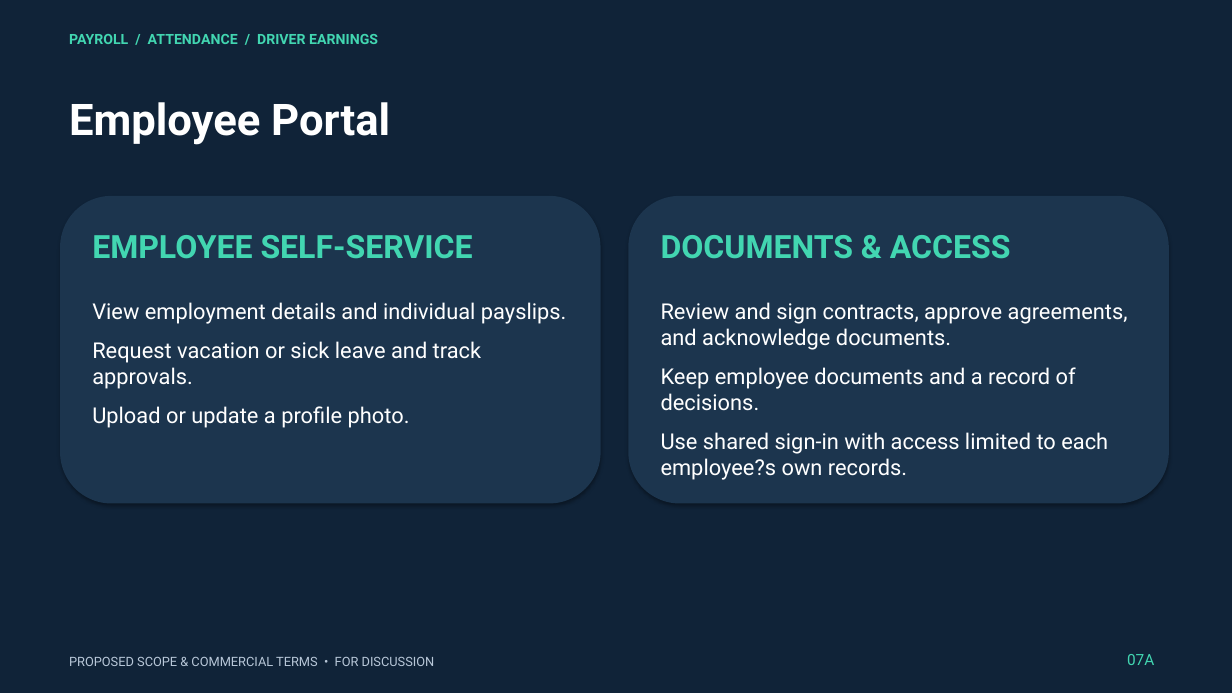
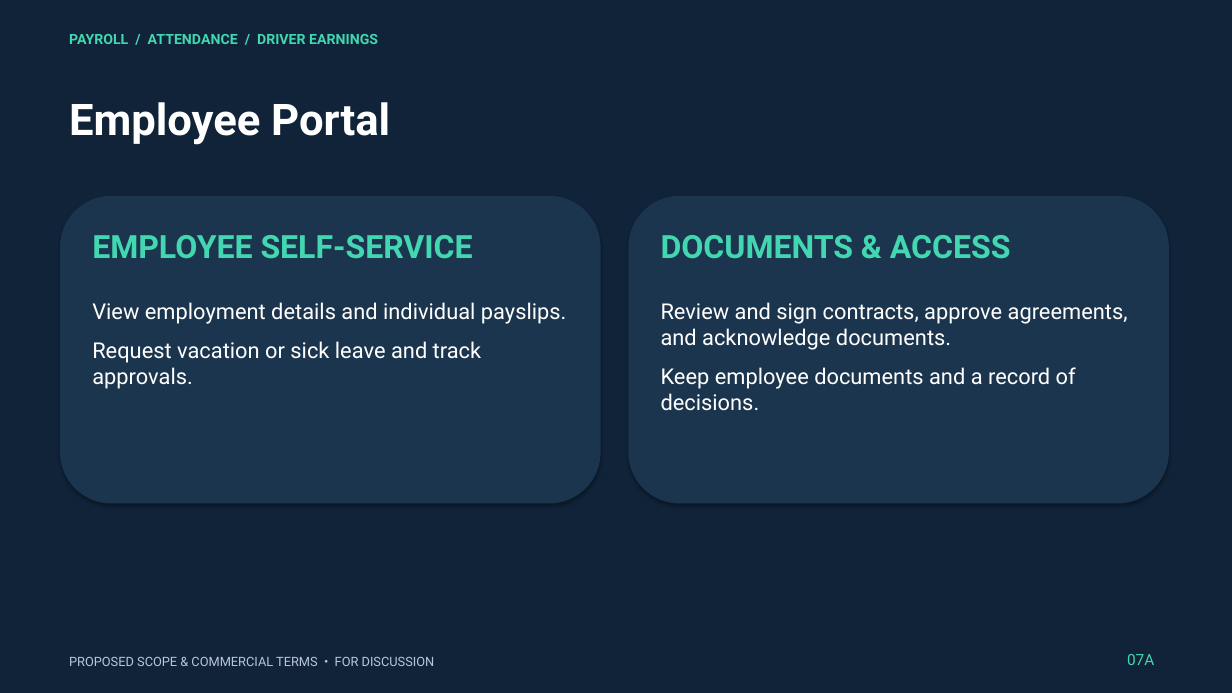
Before and after one commit to RossGab/nsca, a slide deck: slide 8 of presentation/payroll system/payroll-proposal-v6.pptx. Drawn at 1232x693 pixels with LibreOffice and Linux fonts; fonts in the diff are those of the drawing. Boxes give left, top, right and bottom in pixels: in the first picture for what was removed or moved away, otherwise in the second. Text is boxed around its words. In the diff, an @@ line names an element or a change of style, - is before the commit and + after.

```diff
--- a/presentation/payroll system/payroll-proposal-v6.pptx
+++ b/presentation/payroll system/payroll-proposal-v6.pptx
@@ text at [92, 406, 410, 428]: paragraph removed @@
-Upload or update a profile photo.
@@ text at [661, 432, 1108, 480]: paragraph removed @@
-Use shared sign-in with access limited to each employee?s own records.
```
Also in this commit, not shown: 4 other slides changed, 19 other files.
